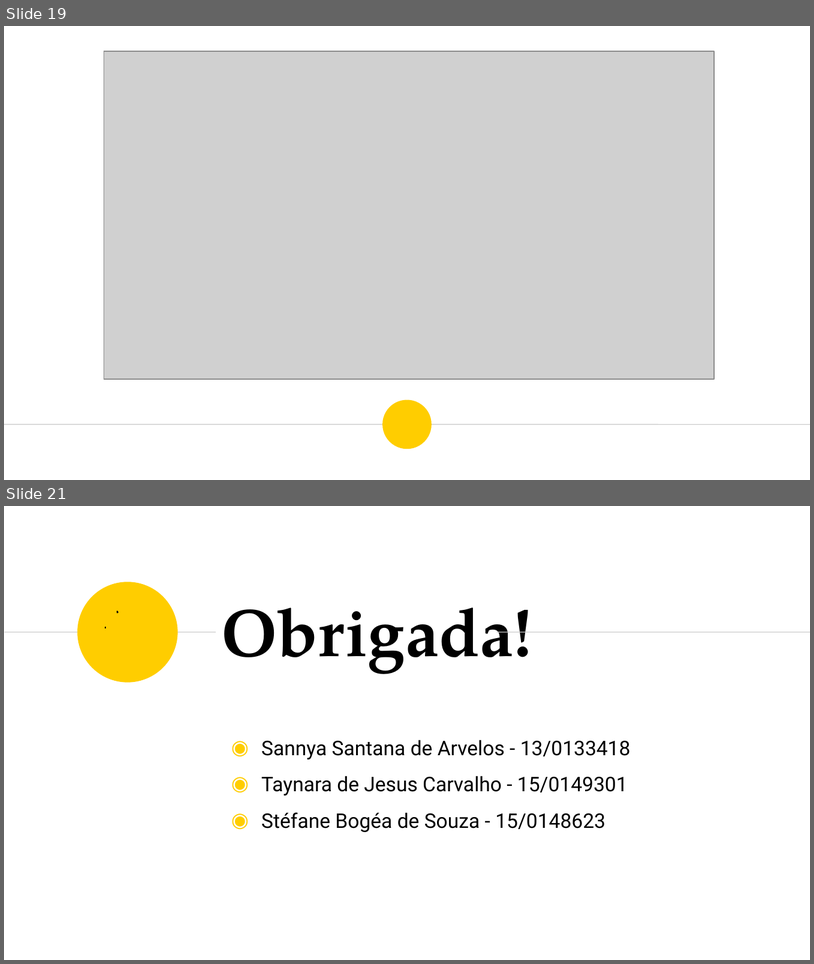
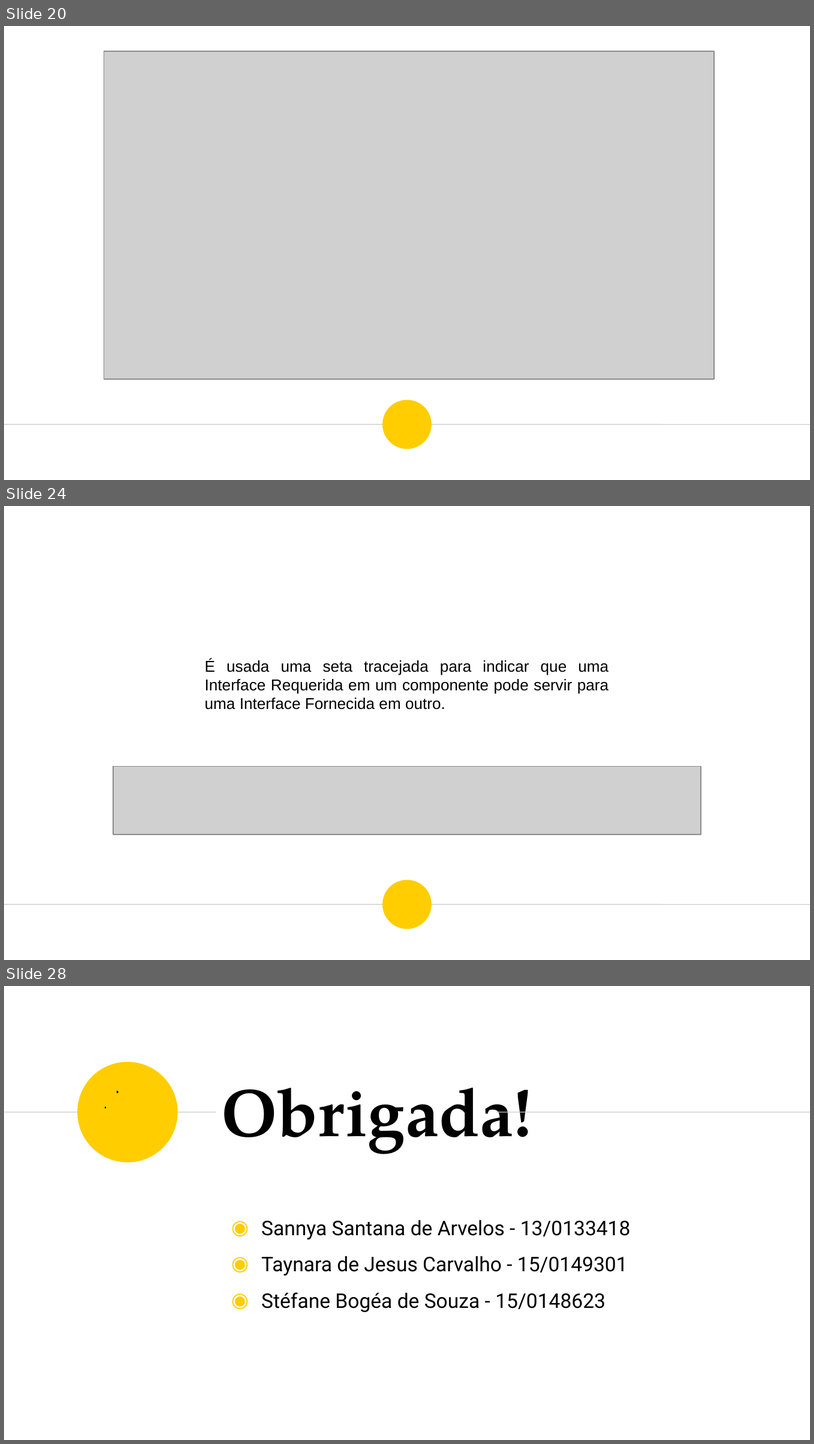
Before and after one commit to fga-eps-mds/A-Disciplina-MDS-EPS, a slide deck: MDS_Material/Diagrama_Componentes/Diagrama de Componentes - Apresentacao.odp. Shown one above the other, each under a label of ours: slides 19 and 21 before the commit, slides 20, 24 and 28 after it; the slides between them are not shown. The pictures are 814x964 and 814x1444 pixels, drawn with LibreOffice and Linux fonts; fonts in the diff are those of the drawing; grey boxes stand for pictures. Boxes give left, top, right and bottom in pixels: in the first picture for what was removed or moved away, otherwise in the second. Text is boxed around its words. In the diff, an @@ line names an element or a change of style, - is before the commit and + after.

```diff
--- a/MDS_Material/Diagrama_Componentes/Diagrama de Componentes - Apresentacao.odp
+++ b/MDS_Material/Diagrama_Componentes/Diagrama de Componentes - Apresentacao.odp
@@ slide 24 added at [4,506,810,960], background #FFFFFF; not listed: 2 template elements that a slide beside it also shows @@
@@ text added at [205,659,609,709], 14 pt, text #000000 @@
+É usada uma seta tracejada para indicar que uma Interface Requerida em um componente pode servir para uma Interface Fornecida em outro.
@@ picture added at [113,766,701,834] @@
@@ what was slide 19 is now slide 20 @@
@@ what was slide 21 is now slide 28 @@
```
Also in this commit, not shown: 1 slide changed, 6 other slides added.
